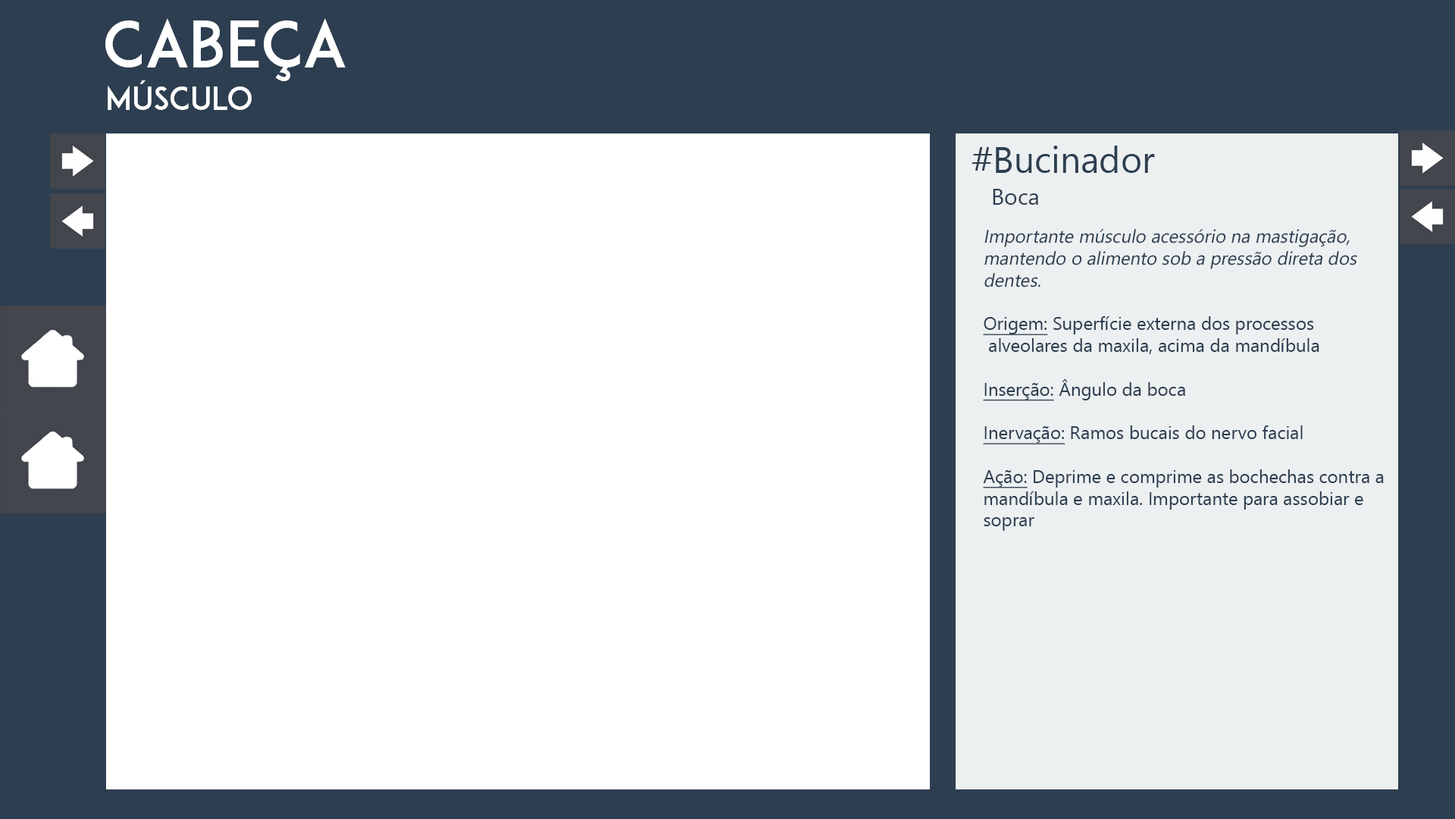
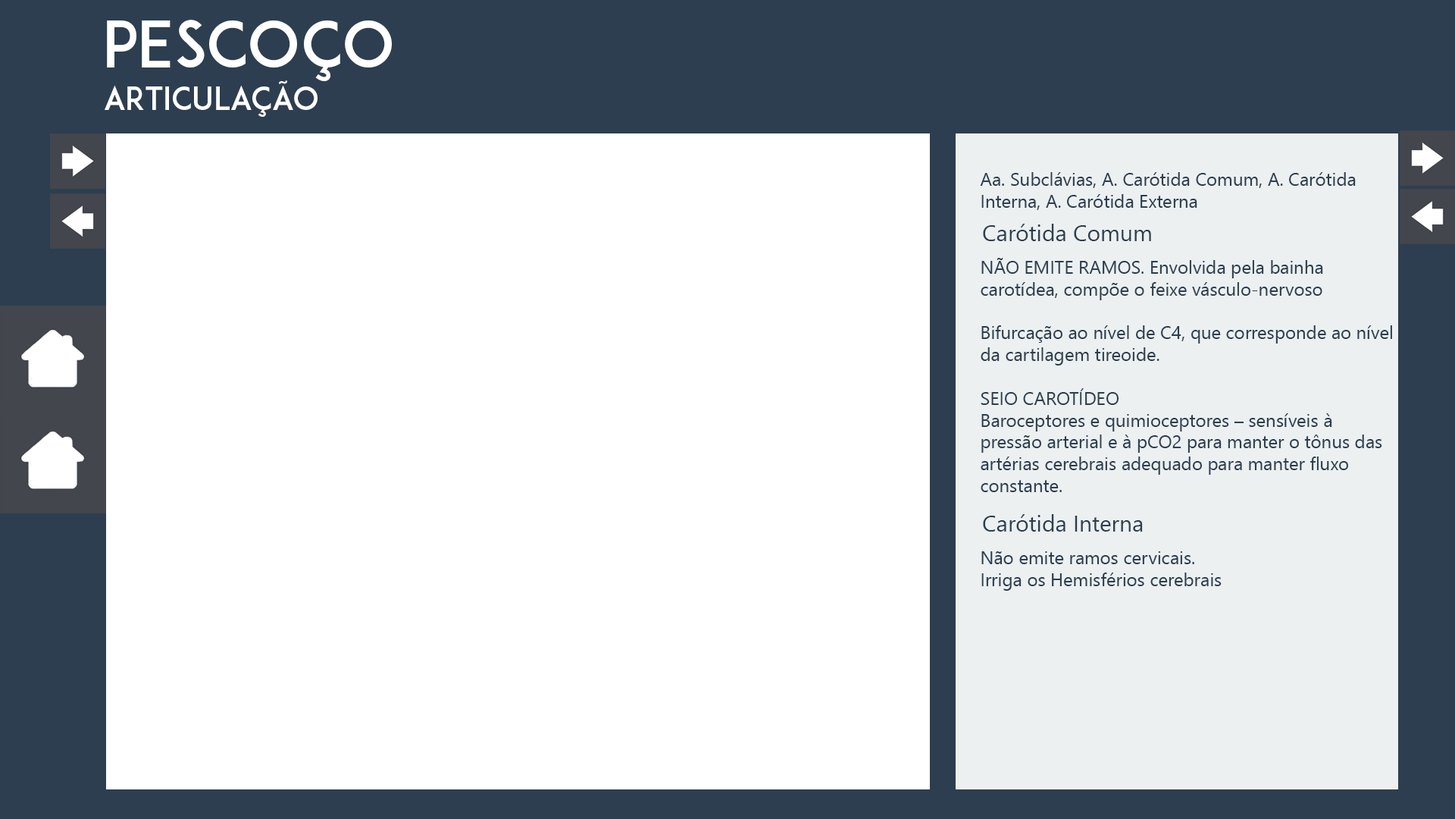
Layer changes from the first 1455×819 image to the second:
removed layer "Importante músculo acessório na mastigação, mantendo o aliment" over box(983, 228, 1385, 531)
added layer "Não emite ramos cervicais. Irriga os Hemisférios cerebrais" above "Carótida Interna" over box(981, 551, 1222, 591)
added layer "Carótida Interna" above "NÃO EMITE RAMOS. Envolvida pela bainha carotídea, compõe o fei" over box(983, 513, 1144, 532)
added layer "NÃO EMITE RAMOS. Envolvida pela bainha carotídea, compõe o fei" above "Carótida Comum" over box(980, 257, 1393, 492)
renamed "Boca" to "Carótida Comum", painted on it over box(983, 188, 1152, 242)
added layer "Aa. Subclávias, A. Carótida Comum, A. Carótida Interna, A. Car" above "# Nervos Cutâneos" over box(980, 172, 1357, 210)
renamed "#Bucinador" to "# Nervos Cutâneos", hid it, painted on it over box(971, 145, 1181, 173)
renamed "Músculo" to "articulação", painted on it over box(104, 80, 318, 117)
renamed "Cabeça" to "Pescoço", painted on it over box(105, 18, 392, 82)
